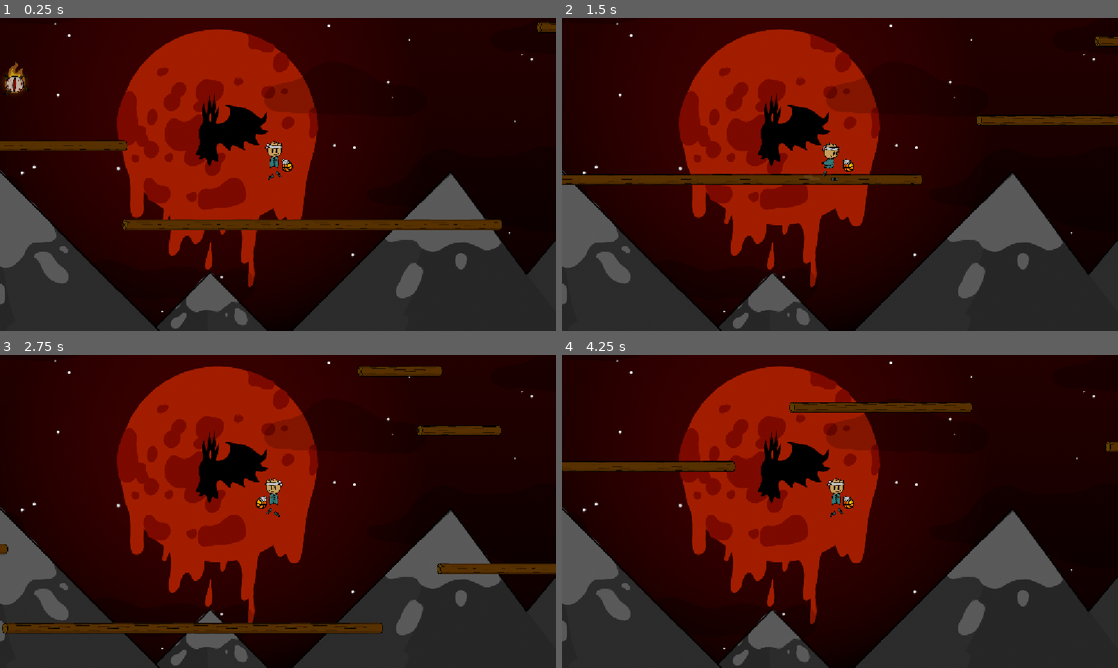
Above: before the commit, frames 1-4 (two rows, left to right).
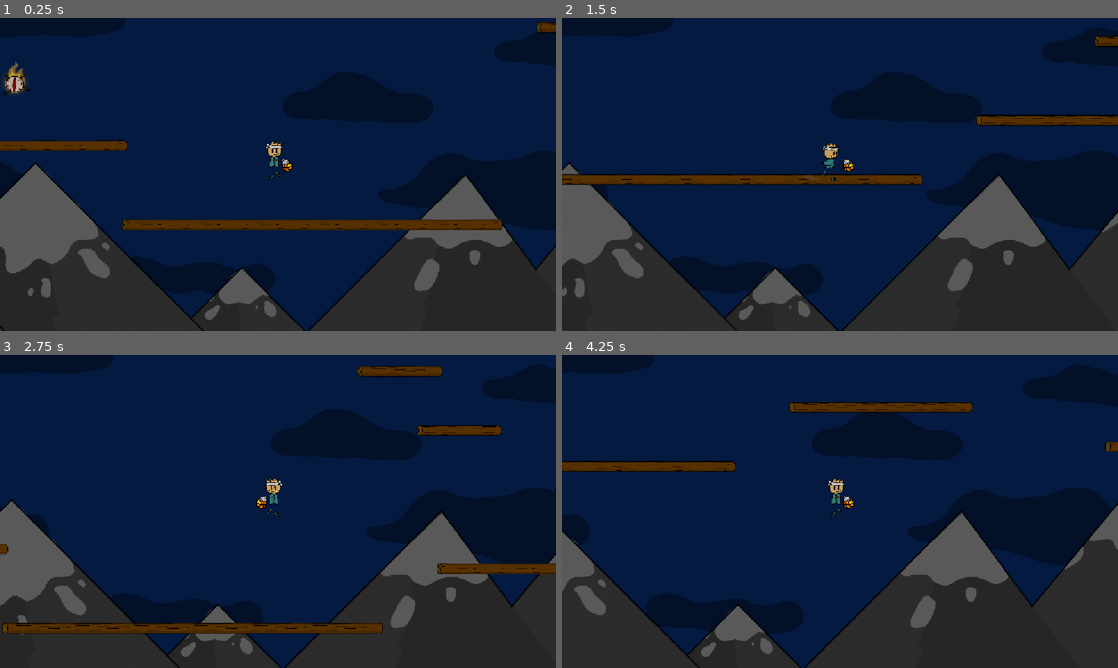
Above: after the commit, the same moments.

Repository: The-Domm/Balls-of-death
Game: Godot game, scene res://game.tscn
Two runs of this game, one before a commit and one after it. Both use one fixed random seed, a clock stepped at 60 frames per second and the inputs below.
Inputs (mouse positions are in pixels of both pictures, inside the frame that each line leads up to):
- Up to frame 1 (0.25 s): no input
- Up to frame 2 (1.5 s): move the mouse to (962, 158) at 0.52 s; hold D (move_right) from 0.53 s (still down); click (962, 158) at 0.67 s; tap Space (jump) at 0.77 s; move the mouse to (728, 190) at 1.27 s
- Up to frame 3 (2.75 s): tap Space (jump) at 1.52 s; move the mouse to (333, 442) at 2.02 s; release D (move_right) at 2.03 s; hold A (move_left) from 2.03 s (still down)
- Up to frame 4 (4.25 s): move the mouse to (812, 574) at 2.77 s; release A (move_left) at 2.78 s; hold D (move_right) from 2.78 s (still down); click (812, 574) at 2.92 s; tap Space (jump) at 3.02, 3.77 s; move the mouse to (1006, 558) at 3.52 s

The runs differ from the first frame. In frame 1, 79% of the frame differs, in the area x 0-100%, y 0-100%; in frame 2, 77%; in frame 3, 77%; in frame 4, 82%.

Commit message:
added paralax

Diff:
--- /dev/null
+++ b/background.tscn
@@ -0,0 +1,36 @@
+[gd_scene format=3 uid="uid://b6sgw5t8d31ph"]
+
+[ext_resource type="Texture2D" uid="uid://b6bscqg1dclnq" path="res://assets/sprites/cliffs.png" id="1_i7s6n"]
+[ext_resource type="Texture2D" uid="uid://chebje8qqxxtp" path="res://assets/sprites/clouds.png" id="2_xehqc"]
+
+[node name="Background" type="Node2D" unique_id=113815056]
+z_index = -100
+
+[node name="Mountain" type="Parallax2D" parent="." unique_id=1585652719]
+z_index = -100
+scroll_scale = Vector2(0.2, 0)
+
+[node name="Sprite2D" type="Sprite2D" parent="Mountain" unique_id=313959850]
+position = Vector2(539, 326)
+scale = Vector2(2, 2)
+texture = ExtResource("1_i7s6n")
+
+[node name="Clouds" type="Parallax2D" parent="." unique_id=1818272566]
+z_index = -101
+scroll_scale = Vector2(0.1, 0)
+
+[node name="Sprite2D" type="Sprite2D" parent="Clouds" unique_id=960201680]
+position = Vector2(538, 326)
+scale = Vector2(2, 2)
+texture = ExtResource("2_xehqc")
+
+[node name="Parallax2D" type="Parallax2D" parent="." unique_id=2054001239]
+scroll_scale = Vector2(0, 0)
+
+[node name="ColorRect" type="ColorRect" parent="Parallax2D" unique_id=979596151]
+z_index = -104
+offset_left = -4304.0
+offset_top = -2519.0
+offset_right = 5468.0
+offset_bottom = 2944.0
+color = Color(0.015686275, 0.101960786, 0.2509804, 1)
--- a/game.tscn
+++ b/game.tscn
@@ -6,6 +6,7 @@
 [ext_resource type="AudioStream" uid="uid://g7ajnumhbg7b" path="res://assets/sounds/Cursed Night.mp3" id="4_7jktm"]
 [ext_resource type="Texture2D" uid="uid://dbxcgd4o8u7ww" path="res://assets/sprites/log_tiles.png" id="4_fc0e3"]
 [ext_resource type="PackedScene" uid="uid://dp61w0jrr681p" path="res://enemy.tscn" id="6_ryrav"]
+[ext_resource type="PackedScene" uid="uid://b6sgw5t8d31ph" path="res://background.tscn" id="7_eow3j"]
 
 [sub_resource type="OccluderPolygon2D" id="OccluderPolygon2D_feb5d"]
 polygon = PackedVector2Array(0, 0, 66, 0, 0, 0, 0, 0)
@@ -69,8 +70,6 @@
 layer_0/name = "Mid"
 layer_0/tile_data = PackedInt32Array(393209, 65537, 0, 393210, 131073, 0, 393211, 196609, 0, 393212, 65537, 0, 393213,  …(13061 unchanged characters)…
 
-[node name="Parallax2D" type="Parallax2D" parent="." unique_id=1639371176]
-
 [node name="CanvasModulate" type="CanvasModulate" parent="." unique_id=96024624]
 visible = false
 color = Color(0, 0, 0, 1)
@@ -103,3 +102,5 @@
 [node name="enemy8" parent="." unique_id=1288131548 instance=ExtResource("6_ryrav")]
 position = Vector2(271, -24625)
 health = 3
+
+[node name="Background" parent="." unique_id=113815056 instance=ExtResource("7_eow3j")]
--- a/player.tscn
+++ b/player.tscn
@@ -217,6 +217,7 @@
 texture = SubResource("GradientTexture2D_i012i")
 
 [node name="Sprite2D" type="Sprite2D" parent="." unique_id=510610544]
+visible = false
 z_index = -200
 z_as_relative = false
 position = Vector2(-108, -13.000008)
--- a/project.godot
+++ b/project.godot
@@ -55,4 +55,4 @@
 [rendering]
 
 rendering_device/driver.windows="d3d12"
-environment/defaults/default_clear_color=Color(1, 1, 1, 1)
+environment/defaults/default_clear_color=Color(0.27314225, 0.27314225, 0.27314222, 0)
Binary file added: assets/sprites/cliffs.png
Not shown, added: assets/sprites/cliffs.png.import
Binary file added: assets/sprites/clouds.png
Not shown, added: assets/sprites/clouds.png.import
